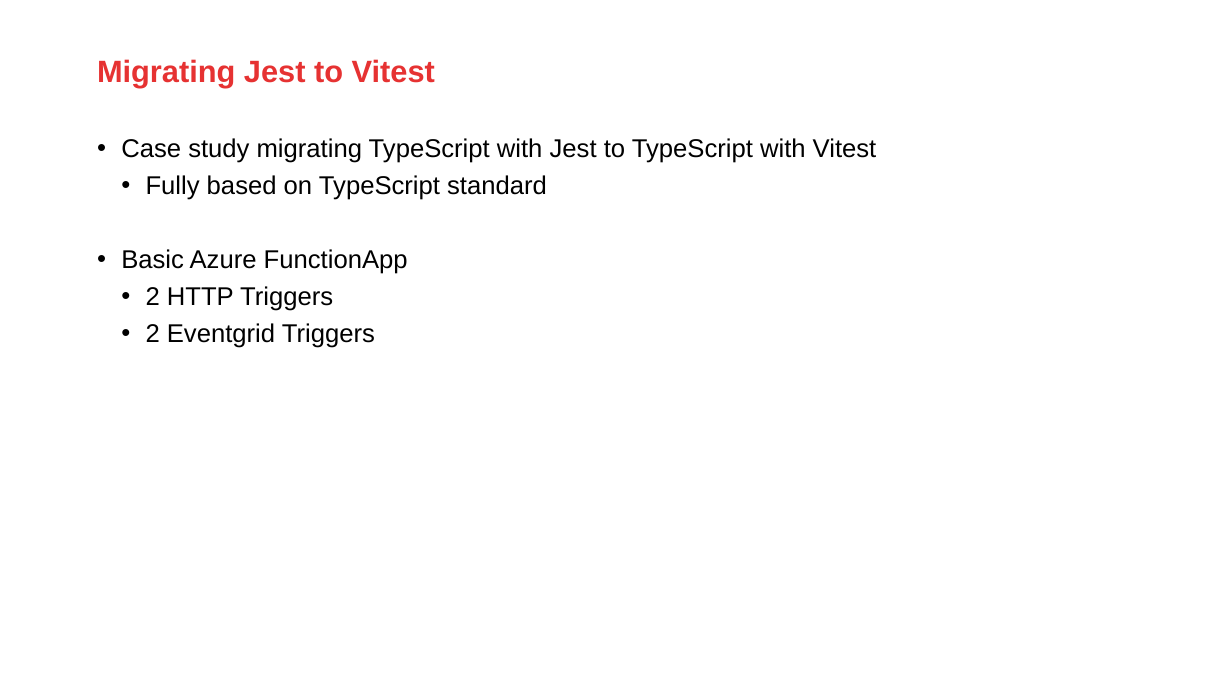
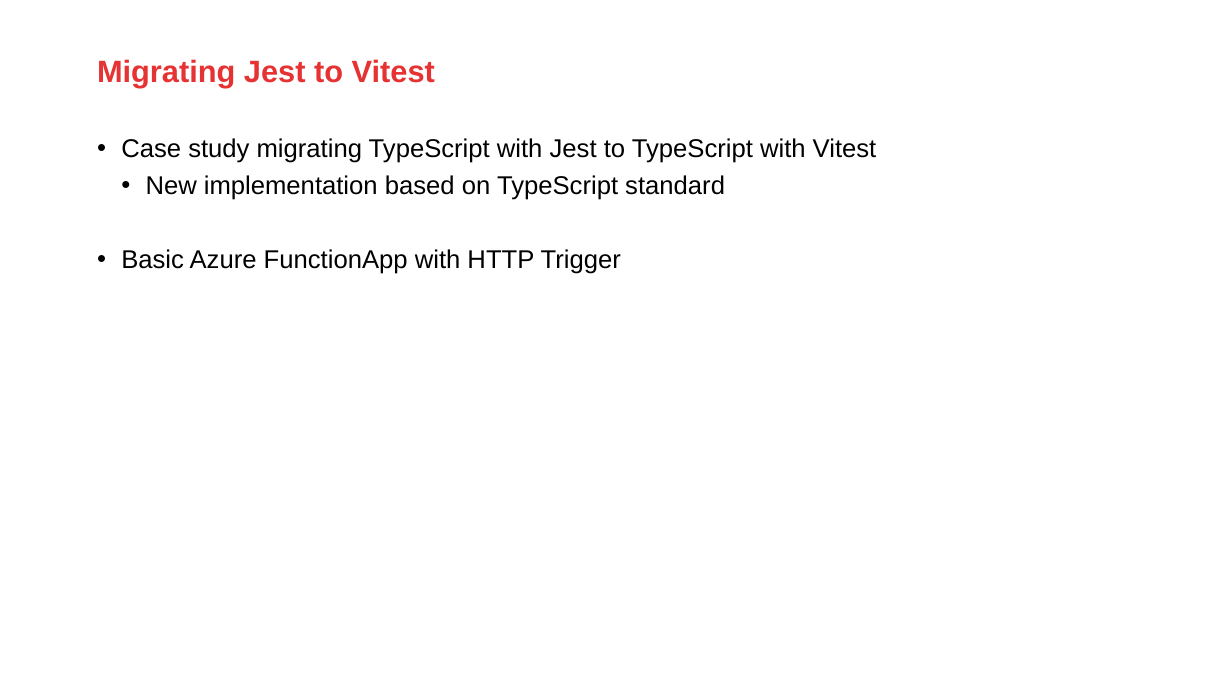
Before and after one commit to AMISConclusion/sig-typescript-unit-testing, a slide deck: slide 10 of typescript_unit_testing_with_vitest.pptx. Drawn at 1232x693 pixels with LibreOffice and Linux fonts; fonts in the diff are those of the drawing; background and template pictures are left out. Boxes give left, top, right and bottom in pixels: in the first picture for what was removed or moved away, otherwise in the second. Text is boxed around its words. In the diff, an @@ line names an element or a change of style, - is before the commit and + after.

Commit message:
powerpoint update

```diff
--- a/typescript_unit_testing_with_vitest.pptx
+++ b/typescript_unit_testing_with_vitest.pptx
@@ text at (121, 175, 725, 274): text changed @@
-  • Fully based on TypeScript standard
-• Basic Azure FunctionApp
-  • 2 HTTP Triggers
-  • 2 Eventgrid Triggers
+  • New implementation based on TypeScript standard
+• Basic Azure FunctionApp with HTTP Trigger
```
Also in this commit, not shown: 3 other slides changed.
